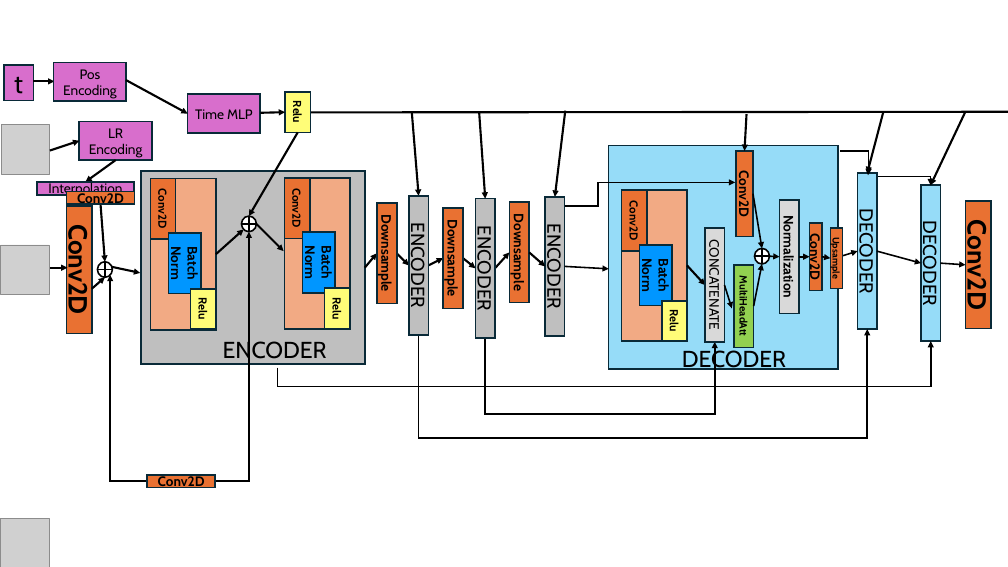
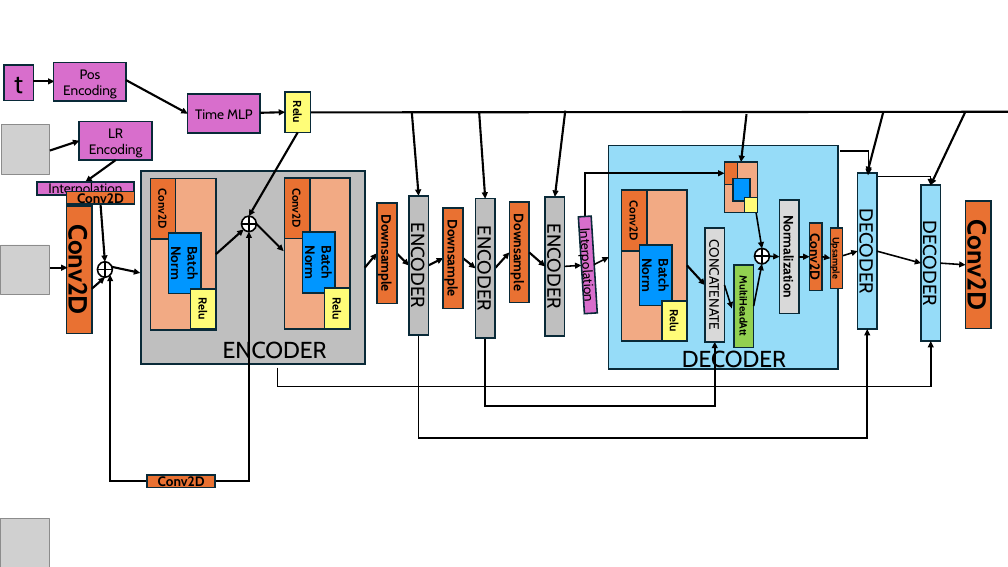
Before and after one commit to AdrianoEttari/pansharpening, a slide deck: slide 11 of models_representation.pptx. Drawn at 1008x567 pixels with LibreOffice and Linux fonts; fonts in the diff are those of the drawing; grey boxes stand for pictures. Boxes give left, top, right and bottom in pixels: in the first picture for what was removed or moved away, otherwise in the second. Text is boxed around its words. In the diff, an @@ line names an element or a change of style, - is before the commit and + after.

Commit message:
other

```diff
--- a/models_representation.pptx
+++ b/models_representation.pptx
@@ arrow moved from (746, 114) - (745, 151) to (746, 114) - (741, 162) @@
@@ elbow arrow moved from (565, 206) - (735, 182) to (585, 216) - (724, 173) @@
@@ rectangle added at (724, 162, 758, 212), fill #F2AA84, outline #092A39 1.5 pt @@
@@ rectangle added at (725, 162, 738, 185), fill #E97132, outline #092A39 1.5 pt @@
@@ rectangle added at (734, 178, 750, 201), fill #0096FF, outline #092A39 1.5 pt @@
@@ rectangle removed at (736, 151, 753, 236) @@
-Conv2D
@@ rectangle added at (744, 197, 757, 212), fill #FFFD78, outline #092A39 1.5 pt @@
@@ rectangle added at (578, 216, 597, 314), fill #D86ECC, outline #092A39 1.5 pt, 13 pt, text #000000 @@
+Interpolation
@@ arrow moved from (565, 266) - (609, 269) to (565, 266) - (582, 265) @@
@@ arrow added from (594, 265) to (609, 257), #000000 1.5 pt @@
@@ elbow arrow (485, 338) - (715, 342): route changed @@
```
